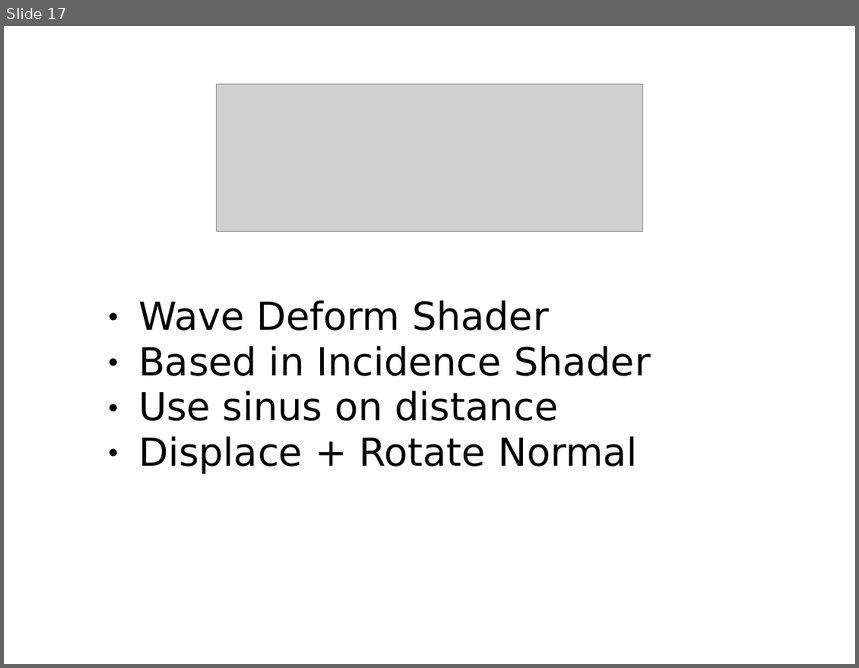
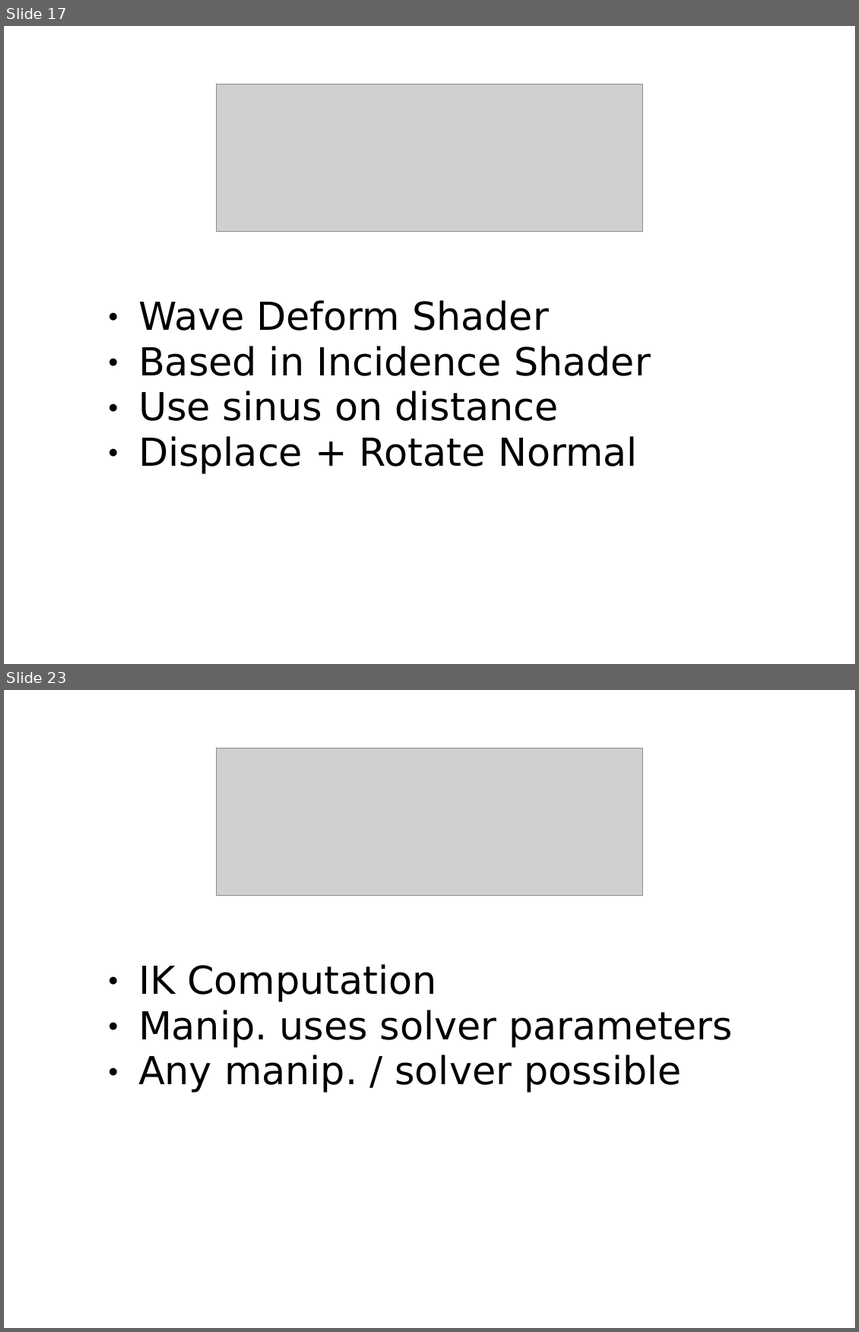
Before and after one commit to Amin4D/JSSceneGraph, a slide deck: Apps/Sample/Tutorials/Presentations/tutorials.ppt. Shown one above the other, each under a label of ours: slide 17 before the commit, slides 17 and 23 after it; the slides between them are not shown. The pictures are 859x668 and 859x1332 pixels, drawn with LibreOffice and Linux fonts; fonts in the diff are those of the drawing; grey boxes stand for pictures. Boxes give left, top, right and bottom in pixels: in the first picture for what was removed or moved away, otherwise in the second. Text is boxed around its words. In the diff, an @@ line names an element or a change of style, - is before the commit and + after.

```diff
--- a/Apps/Sample/Tutorials/Presentations/tutorials.ppt
+++ b/Apps/Sample/Tutorials/Presentations/tutorials.ppt
@@ slide 23 added at box(4, 690, 855, 1328), background #FFFFFF @@
@@ picture added at box(216, 748, 643, 895) @@
@@ text added at box(139, 964, 733, 1093), 36 pt, text #000000 @@
+● IK Computation
+● Manip. uses solver parameters
+● Any manip. / solver possible
```
Also in this commit, not shown: 5 other slides added, 1 other file.
